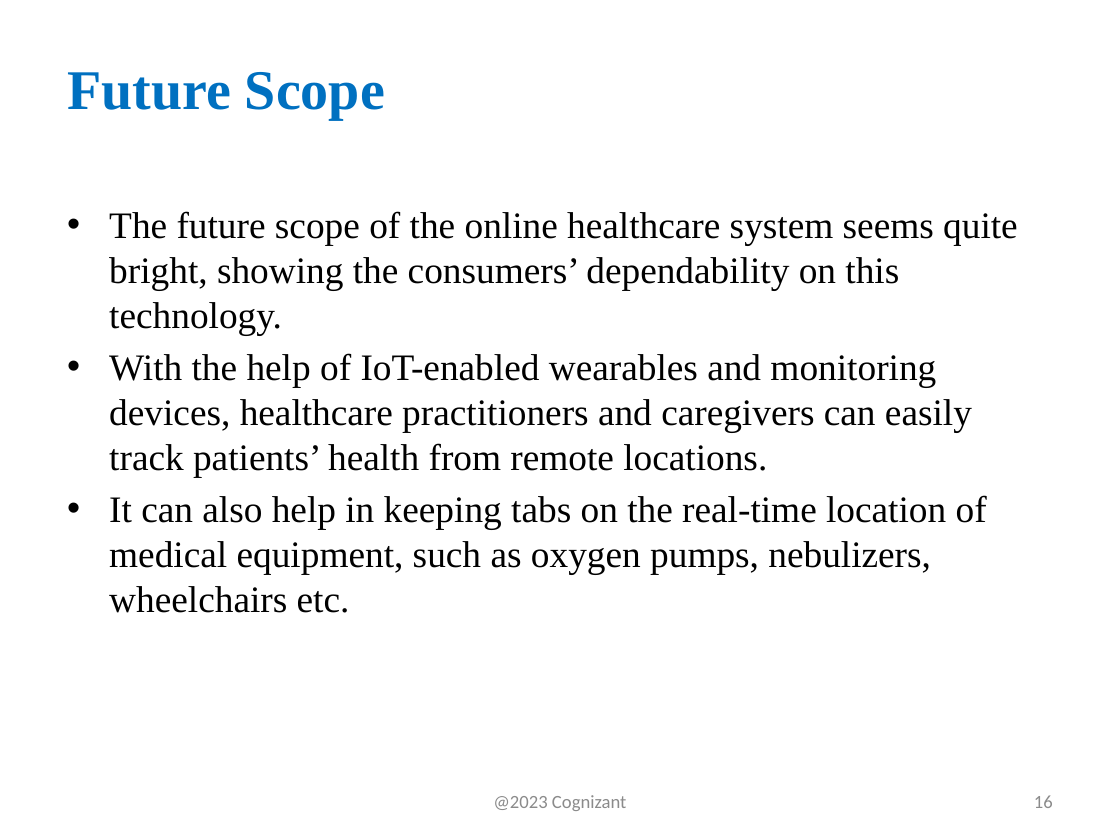
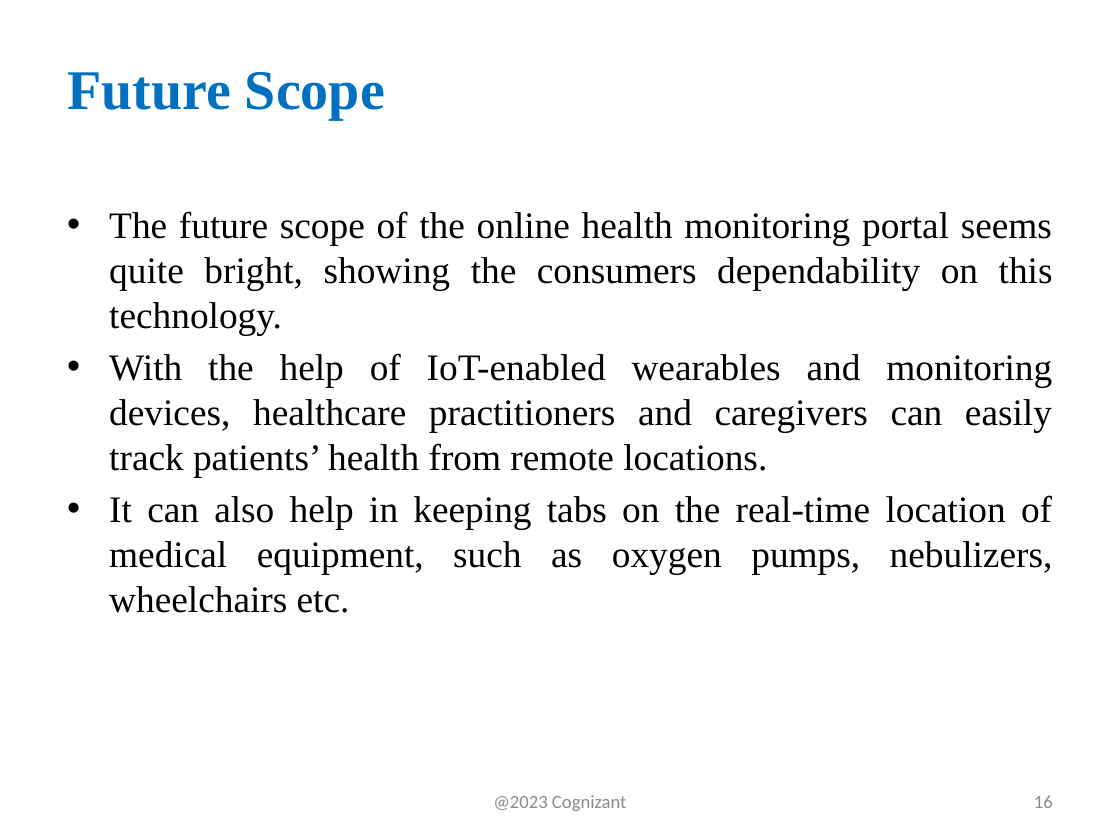
Before and after one commit to Poojavishv/PatientHealthMonitoringPortal, a slide deck: slide 16 of Patient Health Monitoring Portal.pptx. Drawn at 1120x840 pixels with LibreOffice and Linux fonts; fonts in the diff are those of the drawing. Boxes give left, top, right and bottom in pixels: in the first picture for what was removed or moved away, otherwise in the second. Text is boxed around its words. In the diff, an @@ line names an element or a change of style, - is before the commit and + after.

```diff
--- a/Patient Health Monitoring Portal.pptx
+++ b/Patient Health Monitoring Portal.pptx
@@ text at bbox=[109, 211, 1053, 335]: text changed @@
-• The future scope of the online healthcare system seems quite bright, showing the consumers’ dependability on this technology.
+• The future scope of the online health monitoring portal seems quite bright, showing the consumers dependability on this technology.
@@ text at bbox=[109, 353, 1053, 613]: alignment left to justified @@
```
Also in this commit, not shown: 5 other slides changed.
